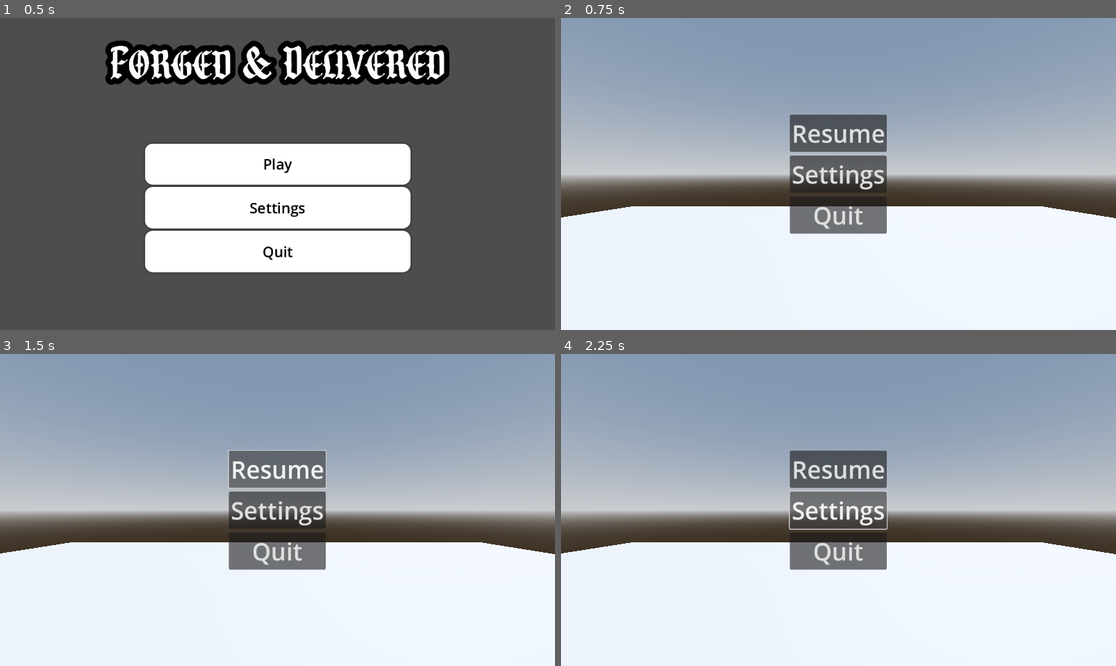
Above: before the commit, frames 1-4 (two rows, left to right).
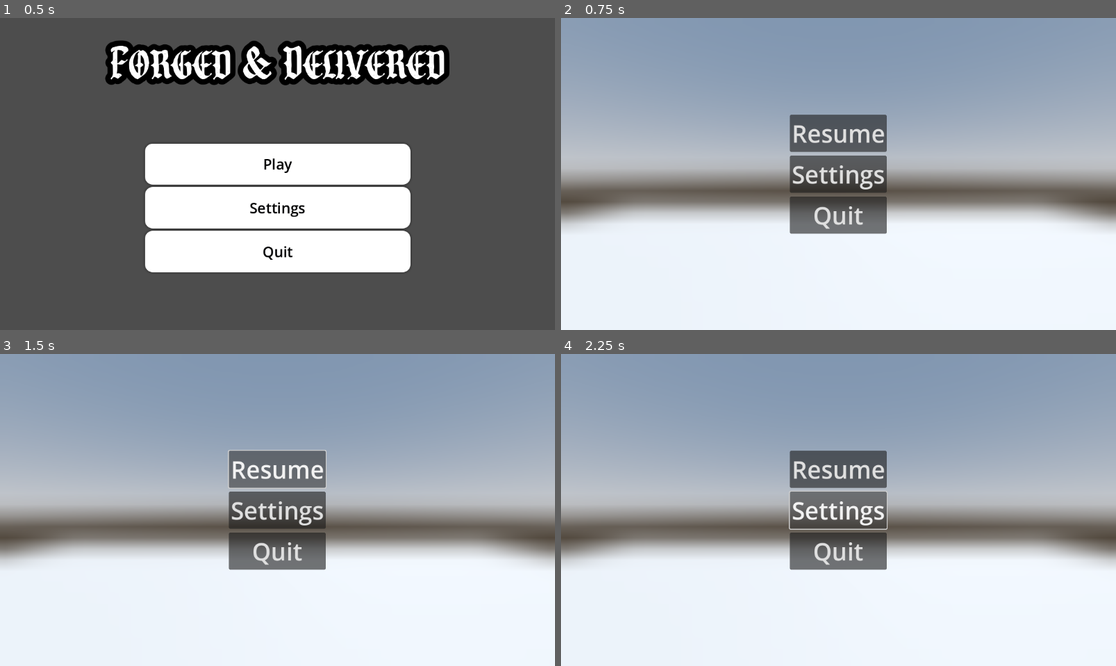
Above: after the commit, the same moments.

Repository: FishyMan1/ForgedAndDelivered
Game: Godot game, scene res://Title.tscn
Same seed, same stepped clock (60 frames per second), same inputs: the game is played once before the commit and once after it.
Inputs:
- Up to frame 1 (0.5 s): no input
- Up to frame 2 (0.75 s): click "Play" at 0.5 s
- Up to frame 3 (1.5 s): click "Resume" at 1.25 s
- Up to frame 4 (2.25 s): click "Settings" at 2 s

Frame 1 is identical in both runs. In frame 2, 10% of the frame differs, in the area x 0-100%, y 48-68%; in frame 3, 10%; in frame 4, 10%.

Commit message:
Updated Title screen

Diff:
--- a/game.gd
+++ b/game.gd
@@ -1,6 +1,6 @@
 extends Node3D
 
-@onready var pause_menu = $"Player/Head/Camera3D/Pause menu"
+@onready var pause_menu = $"Player/Pause menu"
 var paused = false
 
 # Called every frame. 'delta' is the elapsed time since the previous frame.
--- a/game.tscn
+++ b/game.tscn
@@ -53,5 +53,5 @@
 
 [node name="Camera3D" type="Camera3D" parent="Player/Head"]
 
-[node name="Pause menu" parent="Player/Head/Camera3D" instance=ExtResource("3_fc0e3")]
+[node name="Pause menu" parent="Player" instance=ExtResource("3_fc0e3")]
 script = null
--- a/pause_menu.gd
+++ b/pause_menu.gd
@@ -1,6 +1,7 @@
 extends Control
 
 @onready var main = $"../../"
+
 
 func _on_resume_pressed() -> void:
 	main.pauseMenu()
--- /dev/null
+++ b/pause_menu.gdshader
@@ -0,0 +1,9 @@
+shader_type canvas_item;
+
+uniform sampler2D screen_texture : hint_screen_texture, filter_linear_mipmap;
+uniform float amount: hint_range(0.0,5.0);
+
+void fragment() {
+	vec4 color = textureLod(screen_texture, SCREEN_UV, amount);
+	COLOR = color;
+}
--- a/pause_menu.tscn
+++ b/pause_menu.tscn
@@ -1,6 +1,11 @@
-[gd_scene load_steps=2 format=3 uid="uid://br1kv4btqyc3j"]
+[gd_scene load_steps=4 format=3 uid="uid://br1kv4btqyc3j"]
 
 [ext_resource type="Script" uid="uid://2r714xrr8m8k" path="res://pause_menu.gd" id="1_hdmo1"]
+[ext_resource type="Shader" uid="uid://btn5c4q2hagvi" path="res://pause_menu.gdshader" id="2_nwcfo"]
+
+[sub_resource type="ShaderMaterial" id="ShaderMaterial_05uyy"]
+shader = ExtResource("2_nwcfo")
+shader_parameter/amount = 5.0
 
 [node name="Pause menu" type="Control"]
 layout_mode = 3
@@ -10,6 +15,14 @@
 grow_horizontal = 2
 grow_vertical = 2
 script = ExtResource("1_hdmo1")
+
+[node name="ColorRect" type="ColorRect" parent="."]
+material = SubResource("ShaderMaterial_05uyy")
+layout_mode = 0
+offset_left = -2242.0
+offset_top = -1339.0
+offset_right = 2436.0
+offset_bottom = 1476.0
 
 [node name="MarginContainer" type="MarginContainer" parent="."]
 layout_mode = 0
Not shown, added: pause_menu.gdshader.uid
